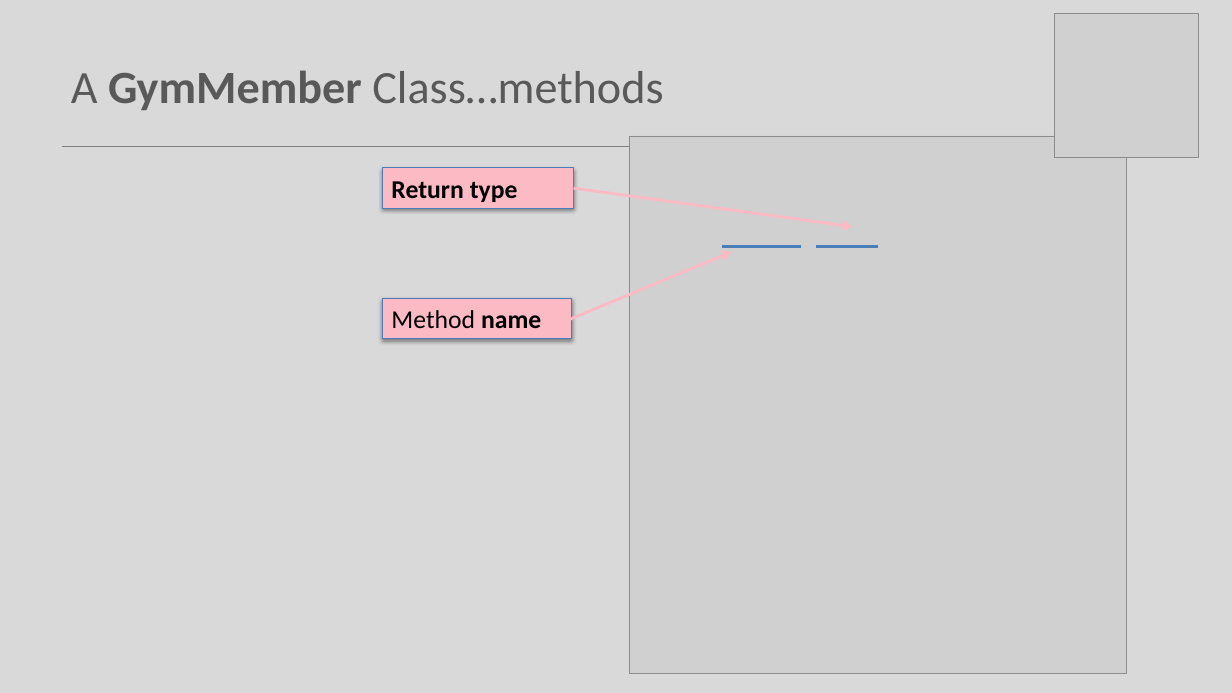
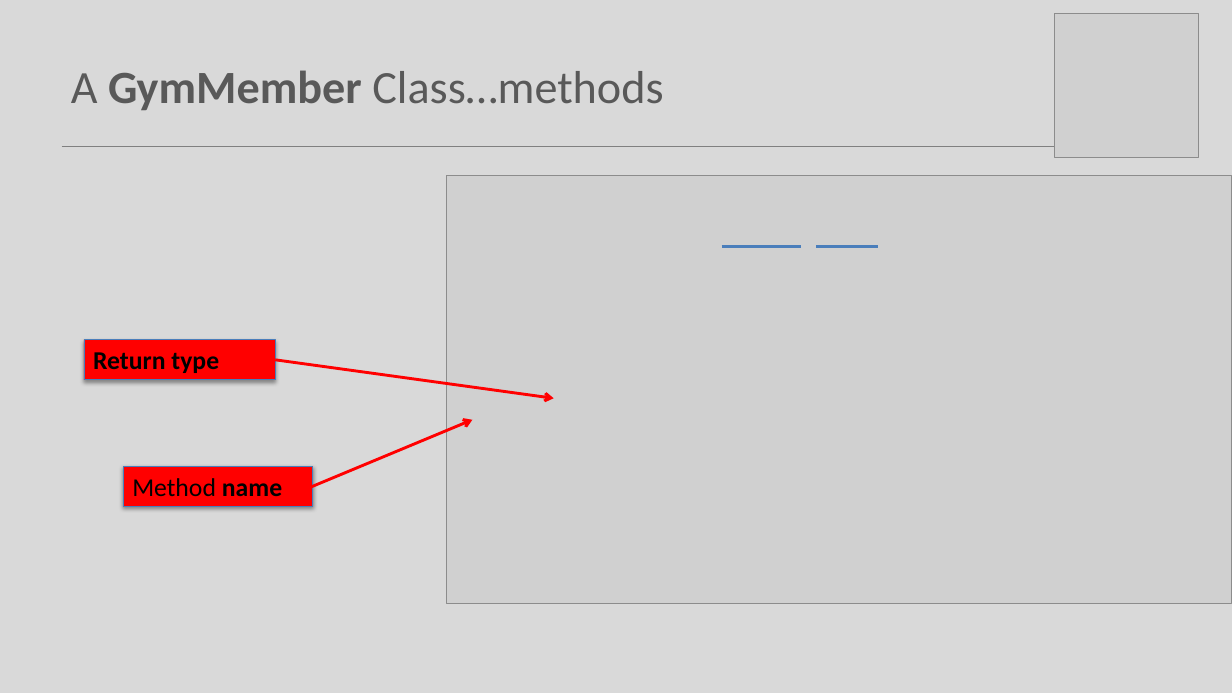
Before and after one commit to Programming-Fundamentals-SETU/prog-fund-1-sept-25, a slide deck: slide 12 of topic08-arrays-of-objects/unit-1/talk-2-gym-app/oo-gym-v1.pptx (slide 16 before the commit). Drawn at 1232x693 pixels with LibreOffice and Linux fonts; fonts in the diff are those of the drawing; grey boxes stand for pictures. Boxes give left, top, right and bottom in pixels: in the first picture for what was removed or moved away, otherwise in the second. Text is boxed around its words. In the diff, an @@ line names an element or a change of style, - is before the commit and + after.

```diff
--- a/topic08-arrays-of-objects/unit-1/talk-2-gym-app/oo-gym-v1.pptx
+++ b/topic08-arrays-of-objects/unit-1/talk-2-gym-app/oo-gym-v1.pptx
@@ picture: place and size @@
-picture at bbox=[629, 136, 1127, 674]
+picture at bbox=[446, 176, 1232, 604]
@@ rectangle "Return type" at bbox=[84, 340, 275, 381]: fill #FCBAC5 to #FF0000 @@
@@ rectangle "Return type": place and size @@
-rectangle "Return type" at bbox=[383, 168, 574, 209]
+rectangle "Return type" at bbox=[84, 340, 275, 381]
@@ arrow moved from (574, 189) - (852, 226) to (275, 360) - (554, 398) @@
@@ arrow (275, 360) - (554, 398): stroke #FCBAC5 2.25 pt to #FF0000 2.25 pt @@
@@ arrow moved from (570, 320) - (732, 252) to (311, 487) - (472, 420) @@
@@ arrow (311, 487) - (472, 420): stroke #FCBAC5 2.25 pt to #FF0000 2.25 pt @@
@@ rectangle "Method name": place and size @@
-rectangle "Method name" at bbox=[383, 299, 572, 339]
+rectangle "Method name" at bbox=[123, 466, 312, 506]
@@ rectangle "Method name" at bbox=[123, 466, 312, 506]: fill #FCBAC5 to #FF0000 @@
```
Also in this commit, not shown: 14 other slides changed, 4 slides removed, 10 other files.
